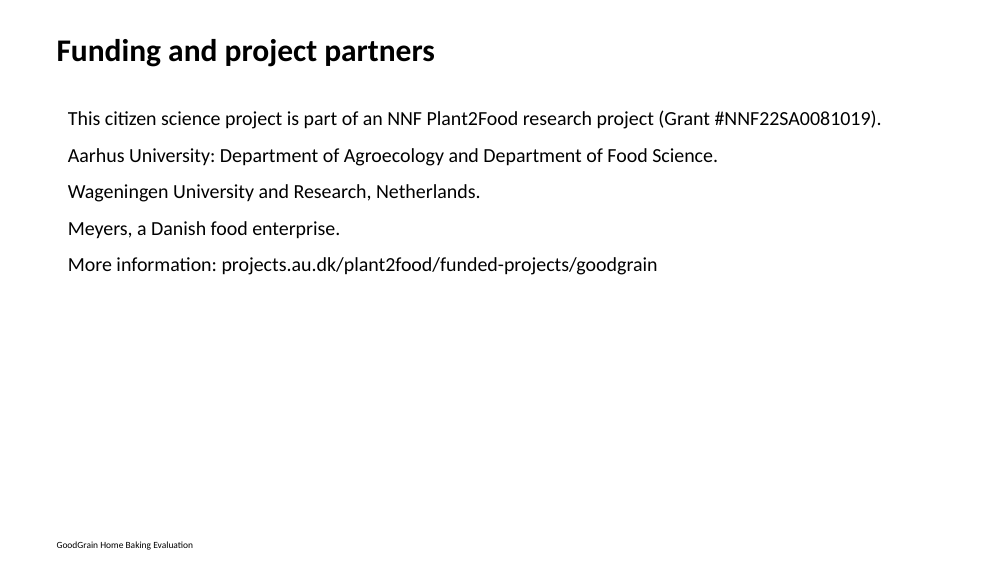
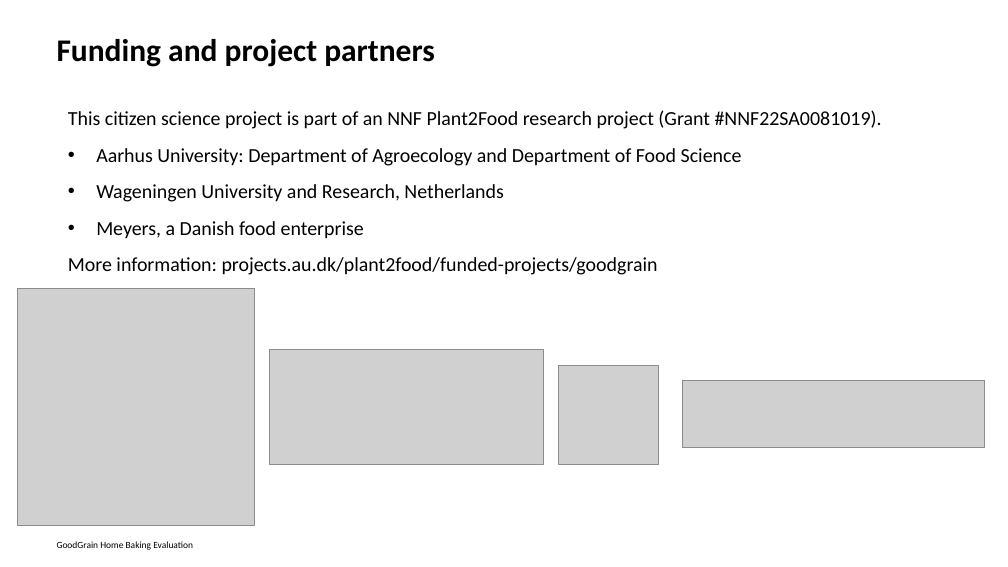
Before and after one commit to vanichols/GoodGrain, a slide deck: slide 9 of documents/informational sheet power point.pptx (slide 10 before the commit). Drawn at 1008x567 pixels with LibreOffice and Linux fonts; fonts in the diff are those of the drawing; grey boxes stand for pictures. Boxes give left, top, right and bottom in pixels: in the first picture for what was removed or moved away, otherwise in the second. Text is boxed around its words. In the diff, an @@ line names an element or a change of style, - is before the commit and + after.

```diff
--- a/documents/informational sheet power point.pptx
+++ b/documents/informational sheet power point.pptx
@@ text at (96, 148, 742, 239): text changed @@
-Aarhus University: Department of Agroecology and Department of Food Science.
-Wageningen University and Research, Netherlands.
-Meyers, a Danish food enterprise.
+• Aarhus University: Department of Agroecology and Department of Food Science
+• Wageningen University and Research, Netherlands
+• Meyers, a Danish food enterprise
@@ picture added at (17, 288, 255, 526) @@
@@ picture added at (269, 350, 543, 464) @@
@@ picture added at (559, 365, 659, 465) @@
@@ picture added at (682, 380, 985, 448) @@
```
Also in this commit, not shown: 14 other slides changed, 7 slides added, 1 slide removed, 4 other files.
